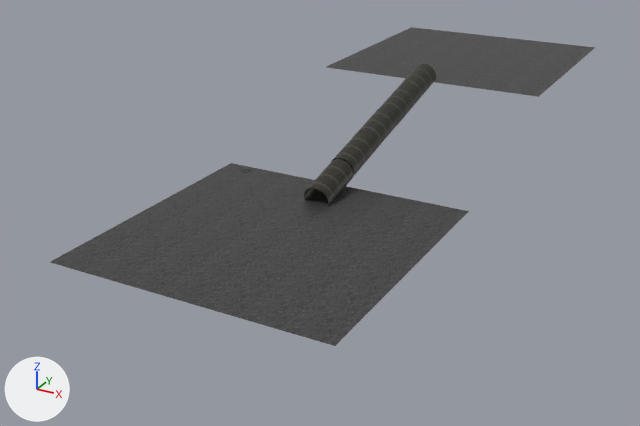
What one commit did to the glTF model custom_assets/jak1/levels/lltest2/lltest2.glb.
The view is the same before and after, from a 50 mm lens placed at (284.0, -795.0, 806.0), pointed at (-23.0, -239.0, 527.0). Arrows for +X, +Y and +Z are at lower left; the lights stay in place. Objects named as collision shapes, trigger or cutter boxes, shadow casters or lower levels of detail are left out. Where no turn or scale is listed for an object, it has been applied to the vertices.

The scene before the commit, as lines of its bpy script (objects in view):
```python
me_cylinder_001 = bpy.data.meshes.new('Cylinder.001')
me_cylinder_001.from_pydata(...)  # 640 vertices, 1024 faces; spans x -10.0..10.0, y -21.8..21.8, z -14.3..14.3
me_cylinder_001.materials.append(mat_material_002)  # picture img_cv_prestatue_deco_06
me_cylinder_002 = bpy.data.meshes.new('Cylinder.002')
me_cylinder_002.from_pydata(...)  # 640 vertices, 1024 faces; spans x -10.0..10.0, y -21.8..21.8, z -14.3..14.3
me_cylinder_002.materials.append(mat_material_003)  # picture img_cv_prestatue_deco_06
me_plane = bpy.data.meshes.new('Plane')
me_plane.from_pydata(...)  # 1089 vertices, 2048 faces; spans x -100.0..100.0, y -100.0..100.0, z 0.0
me_plane.materials.append(mat_material_001)  # picture img_cmn_precursor_metal_plain_01dk_a
ob_cylinder_001 = bpy.data.objects.new('Cylinder.001', me_cylinder_001)
ob_cylinder_001.location = (0.0, -148.2, 593.0)
ob_cylinder_002 = bpy.data.objects.new('Cylinder.002', me_cylinder_002)
ob_cylinder_002.location = (0.0, -188.1, 584.0)
ob_plane = bpy.data.objects.new('Plane', me_plane)
ob_plane.location = (0.0, 10.9, 600.0)
# also in view: 'Cylinder.004' at (0.0, -266.0, 565.0); 'Cylinder.003' at (0.0, -227.0, 575.0); 'Plane.001' at (0.0, -346.0, 557.0)
```
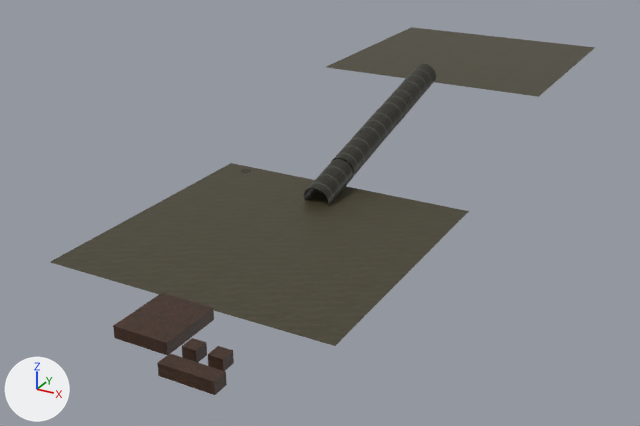
Location of each change, (x1, y1, x2, y2) in pixels of the pictures (640 x 426 px):
```json
{"object": "Cube.003", "change": "added", "after": [113, 293, 214, 355], "on screen": "brown"}
{"object": "Cube.002", "change": "added", "after": [157, 353, 227, 395], "on screen": "brown"}
{"object": "Cube.001", "change": "added", "after": [208, 346, 234, 371], "on screen": "brown"}
{"object": "Cube", "change": "added", "after": [182, 338, 207, 362]}
```

Scene script edits in JSON lines:
```json
{"op": "add", "block": "img_cmn_precursor_metal_plain_01", "code": ["img_cmn_precursor_metal_plain_01 = load_image('cmn-precursor-metal-plain-01', '_unpacked/cmn-precursor-metal-plain-01', 128, 128, 'sRGB')"]}
{"op": "add", "block": "mat_material_008", "code": ["mat_material_008 = principled_material('Material.008')", "mat_material_008.texture = img_cmn_precursor_metal_plain_01"]}
{"op": "add", "block": "me_cube_003", "code": ["me_cube_003 = bpy.data.meshes.new('Cube.003')", "me_cube_003.from_pydata(...)  # a box spanning x -17.8..17.8, y -20.7..20.7, z -3.8..3.8", "me_cube_003.materials.append(mat_material_008)  # picture img_cmn_precursor_metal_plain_01"]}
{"op": "add", "block": "me_cube_002", "code": ["me_cube_002 = bpy.data.meshes.new('Cube.002')", "me_cube_002.from_pydata(...)  # a box spanning x -17.1..17.1, y -5.0..5.0, z -3.8..3.8", "me_cube_002.materials.append(mat_material_008)  # picture img_cmn_precursor_metal_plain_01"]}
{"op": "add", "block": "me_cube_001", "code": ["me_cube_001 = bpy.data.meshes.new('Cube.001')", "me_cube_001.from_pydata(...)  # a box spanning x -4.62..4.62, y -4.62..4.62, z -3.83..3.83", "me_cube_001.materials.append(mat_material_008)  # picture img_cmn_precursor_metal_plain_01"]}
{"op": "add", "block": "me_cube", "code": ["me_cube = bpy.data.meshes.new('Cube')", "me_cube.from_pydata(...)  # a box spanning x -4.5..4.5, y -4.5..4.5, z -3.83..3.83", "me_cube.materials.append(mat_material_008)  # picture img_cmn_precursor_metal_plain_01"]}
{"op": "add", "block": "ob_cube_003", "code": ["ob_cube_003 = bpy.data.objects.new('Cube.003', me_cube_003)", "ob_cube_003.location = (7.6, -469.2, 557.0)"]}
{"op": "add", "block": "ob_cube_002", "code": ["ob_cube_002 = bpy.data.objects.new('Cube.002', me_cube_002)", "ob_cube_002.location = (49.9, -501.9, 557.0)"]}
{"op": "add", "block": "ob_cube_001", "code": ["ob_cube_001 = bpy.data.objects.new('Cube.001', me_cube_001)", "ob_cube_001.location = (54.8, -484.0, 557.0)"]}
{"op": "add", "block": "ob_cube", "code": ["ob_cube = bpy.data.objects.new('Cube', me_cube)", "ob_cube.location = (38.5, -484.1, 556.9)"]}
```
